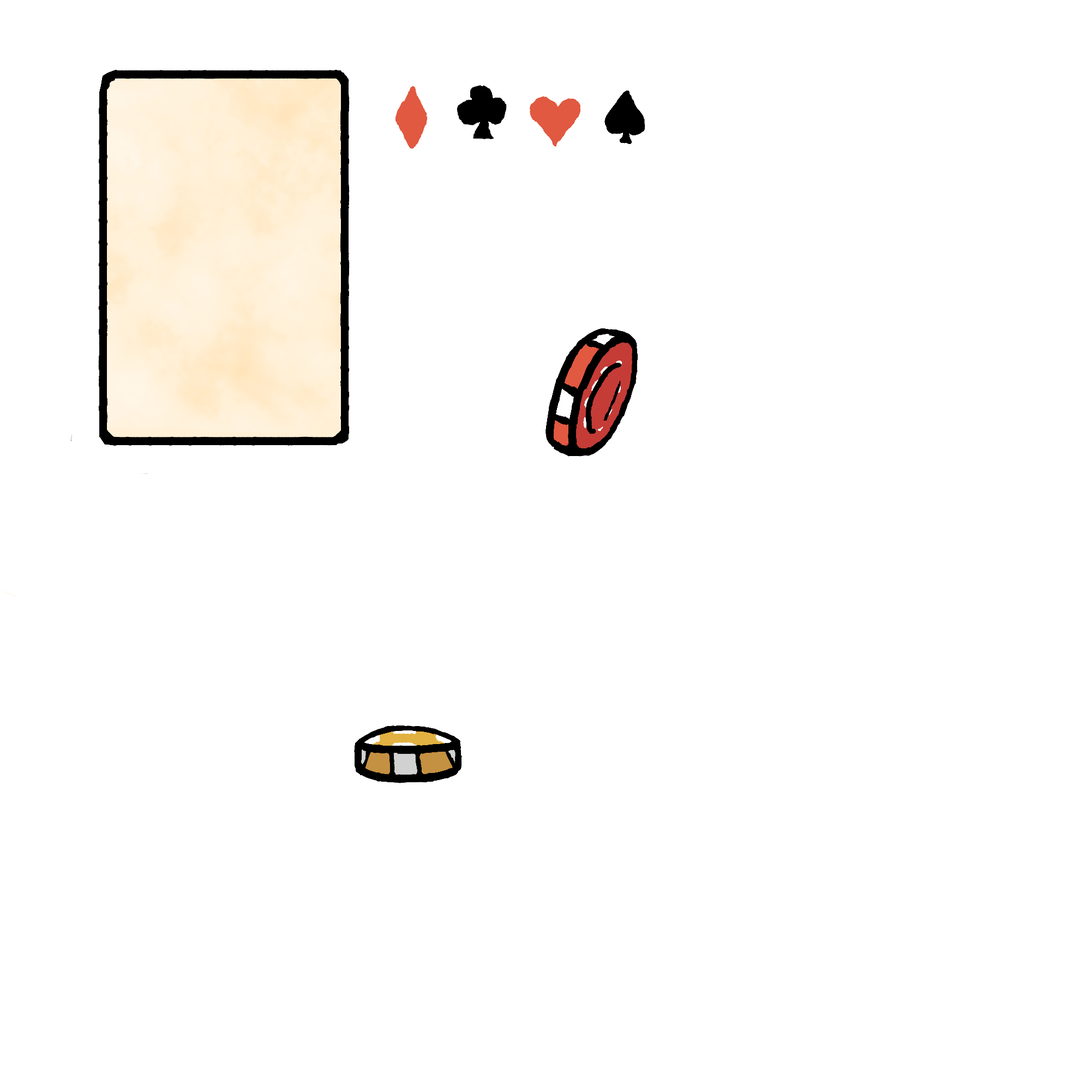
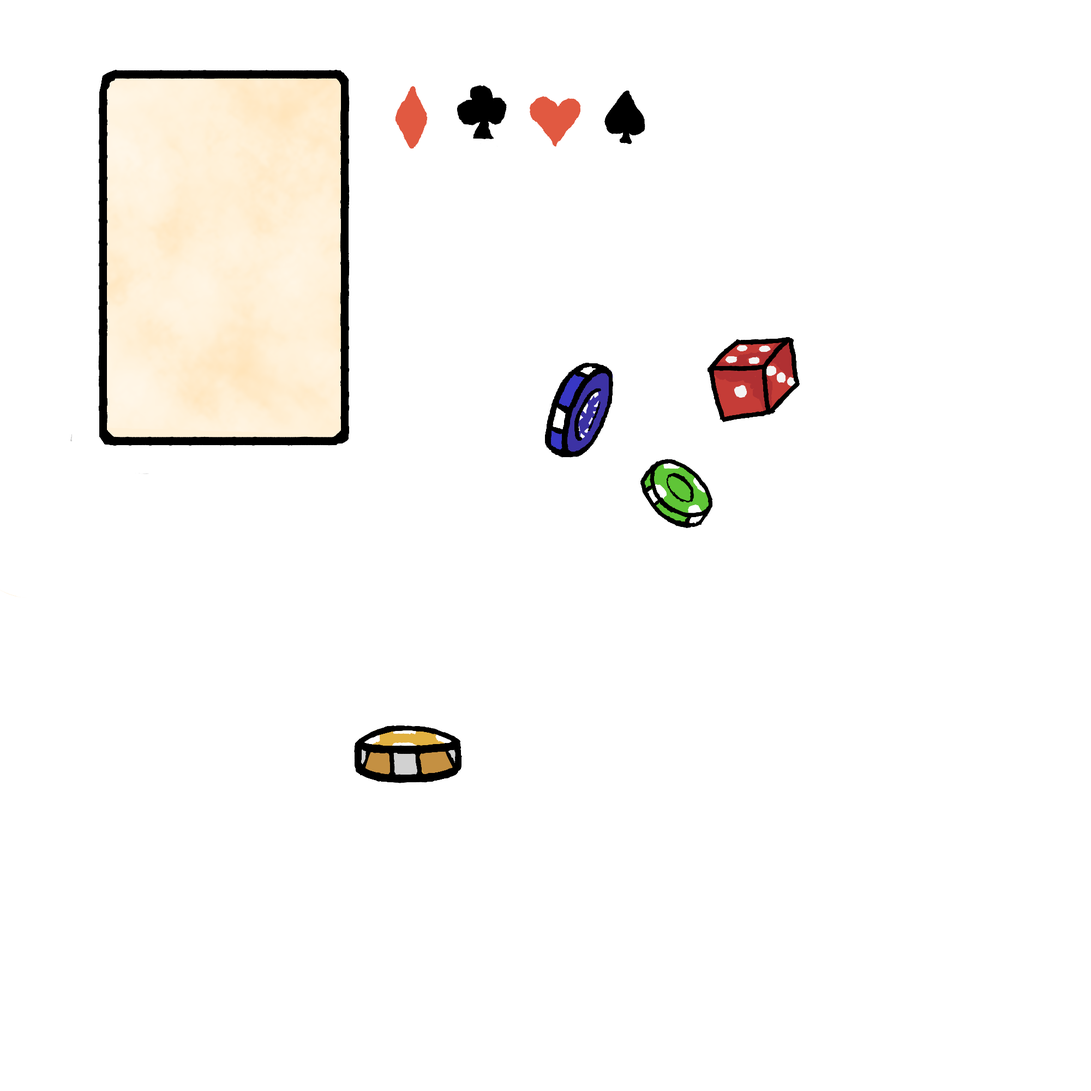
Before/after of a (1091, 1091) layered artwork. What changed in the layer stack:
added layer "Слой 3" above "Слой 2" over (640, 458, 714, 529)
painted on "Слой 2" over (545, 328, 801, 458)
painted on "NoiseCloud" over (547, 331, 799, 527)
